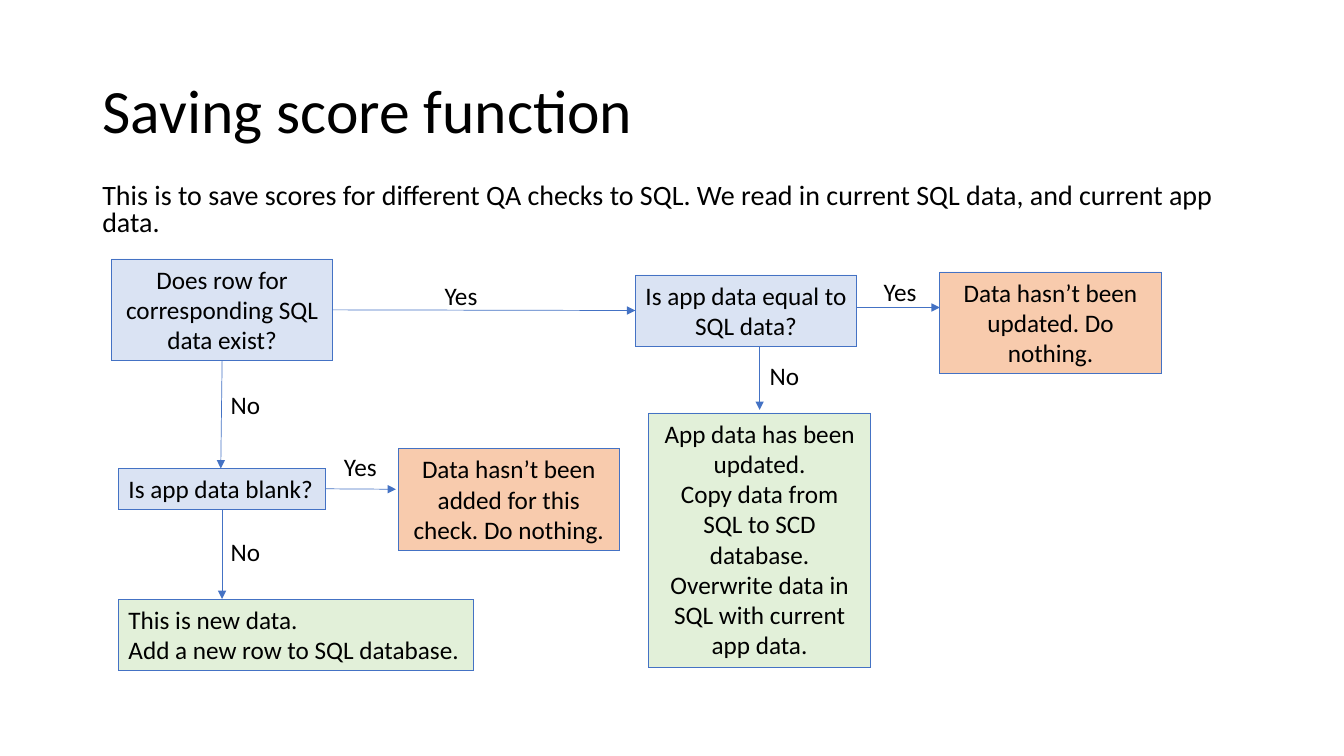
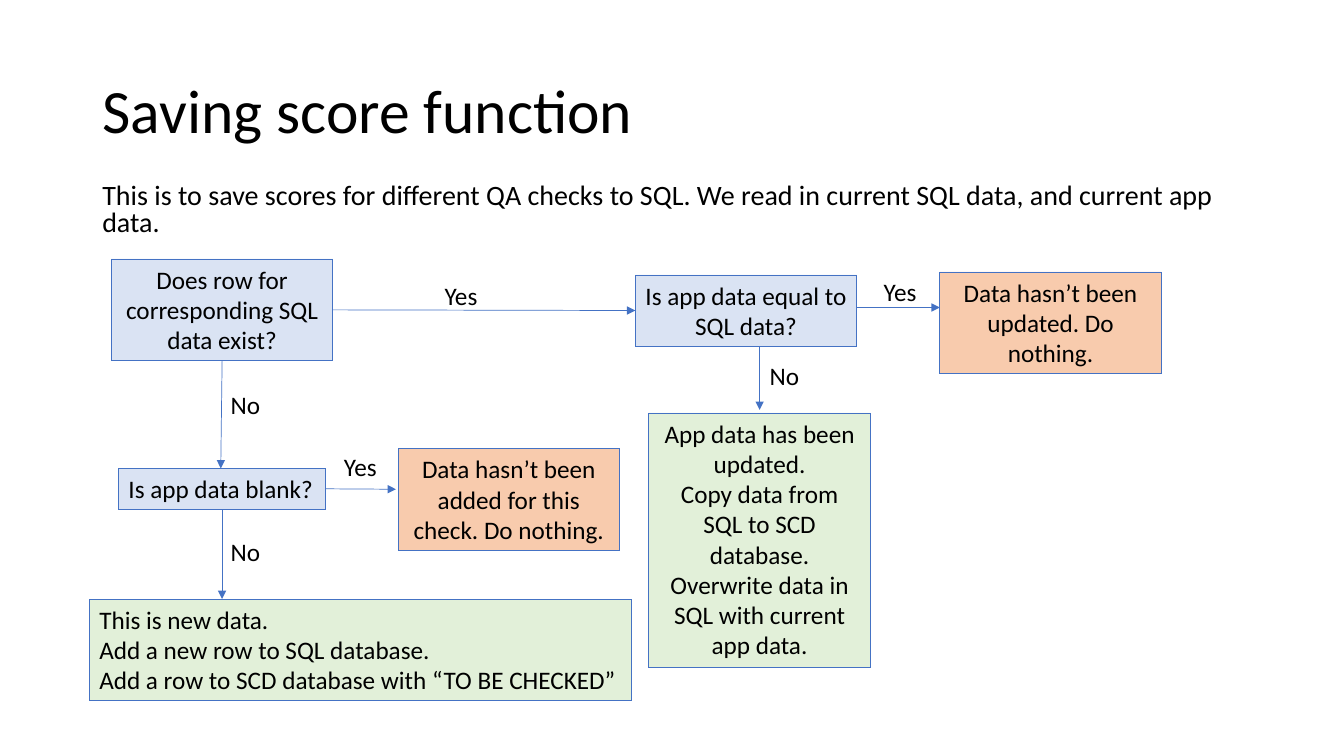
Before and after one commit to tmorley1/qa_log_app, a slide deck: slide 18 of QA log app - behind the code.pptx. Drawn at 1344x756 pixels with LibreOffice and Linux fonts; fonts in the diff are those of the drawing. Boxes give left, top, right and bottom in pixels: in the first picture for what was removed or moved away, otherwise in the second. Text is boxed around its words. In the diff, an @@ line names an element or a change of style, - is before the commit and + after.

```diff
--- a/QA log app - behind the code.pptx
+++ b/QA log app - behind the code.pptx
@@ rectangle "This is new data.": place and size @@
-rectangle "This is new data." at (119,599,474,670)
+rectangle "This is new data." at (90,599,632,701)
@@ text in rectangle at (99,671,615,690): paragraph added @@
+Add a row to SCD database with “TO BE CHECKED”
```
Also in this commit, not shown: 2 other files.
